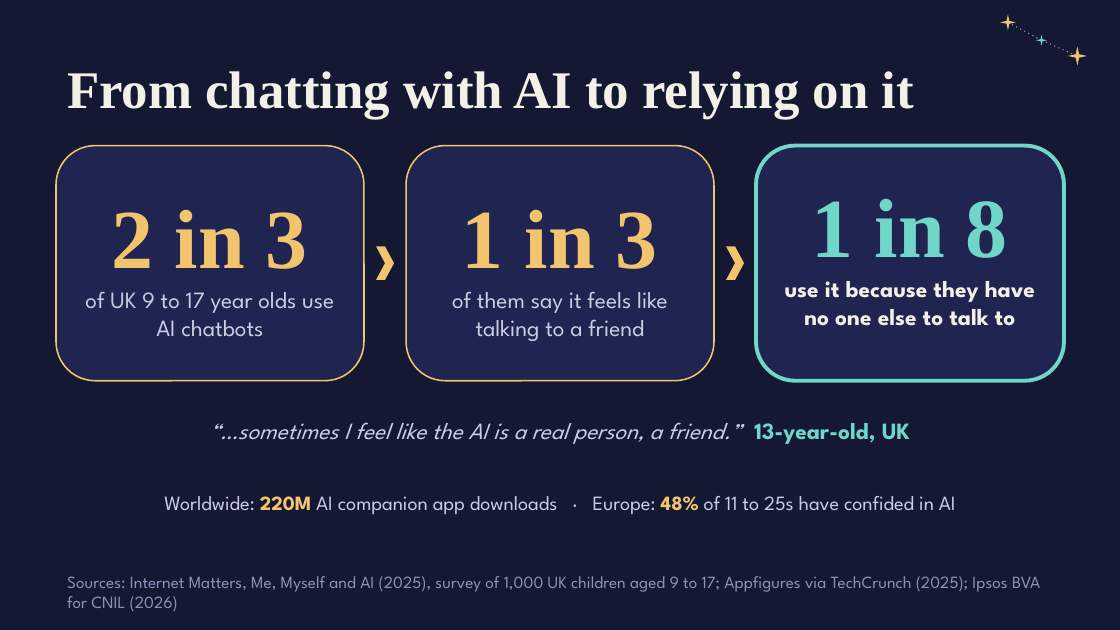
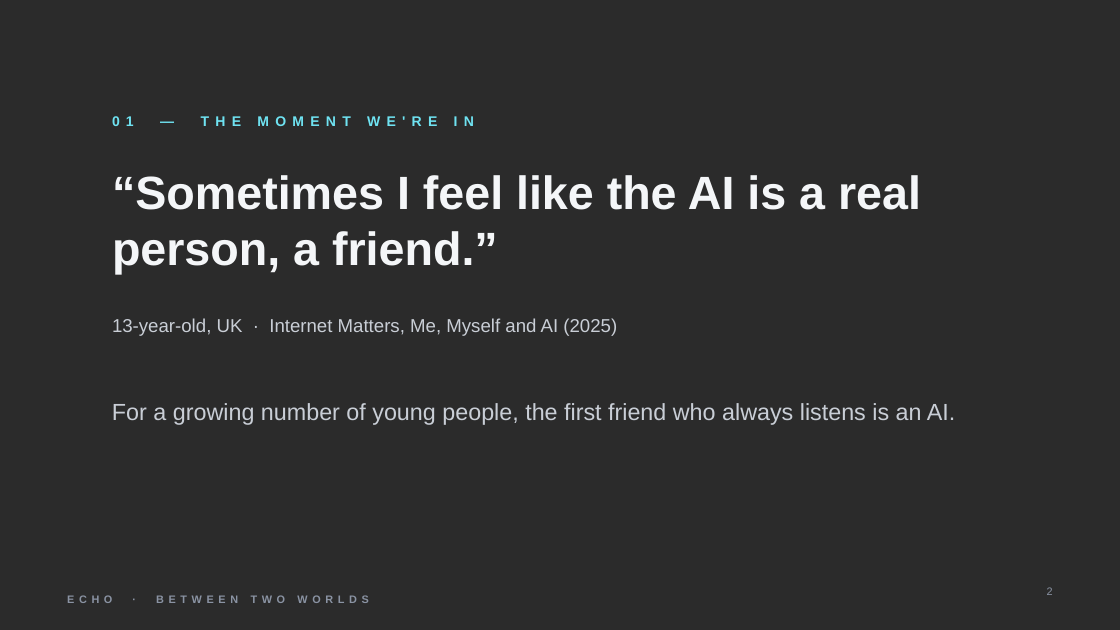
Before and after one commit to yds732/what-if-edux, a slide deck: slide 2 of EduX_Hackathon_Pitch_Deck_updated.pptx (slide 3 before the commit). Drawn at 1120x630 pixels with LibreOffice and Linux fonts; fonts in the diff are those of the drawing; background and template pictures are left out; a plain dark background stands for a picture behind light text. Boxes give left, top, right and bottom in pixels: in the first picture for what was removed or moved away, otherwise in the second. Text is boxed around its words. In the diff, an @@ line names an element or a change of style, - is before the commit and + after.

```diff
--- a/EduX_Hackathon_Pitch_Deck_updated.pptx
+++ b/EduX_Hackathon_Pitch_Deck_updated.pptx
@@ background #141833 to picture (left out) @@
@@ star removed at box(1000, 15, 1016, 30) @@
@@ line removed from (1008, 22) to (1042, 40) @@
@@ star removed at box(1036, 35, 1047, 46) @@
@@ line removed from (1042, 40) to (1077, 56) @@
@@ star removed at box(1067, 46, 1086, 65) @@
@@ text removed at box(67, 71, 914, 120) @@
-From chatting with AI to relying on it
@@ text added at box(112, 112, 1008, 146), 9 pt, text #6FE3F2, bold @@
+01 — THE MOMENT WE'RE IN
@@ rounded rectangle removed at box(56, 146, 364, 381) @@
-2 in 3
-of UK 9 to 17 year olds use AI chatbots
@@ rounded rectangle removed at box(405, 146, 713, 381) @@
-1 in 3
-of them say it feels like talking to a friend
@@ rounded rectangle removed at box(756, 146, 1064, 381) @@
-1 in 8
-use it because they have no one else to talk to
@@ text at box(112, 175, 921, 274): text changed; size 15 to 30 pt; font League Spartan to Arial; text colour #C9CCE3 to #F4F6F8; bold on; italic off @@
-“…sometimes I feel like the AI is a real person, a friend.” 13-year-old, UK
+“Sometimes I feel like the AI is a real person, a friend.”
@@ chevron removed at box(376, 246, 394, 280) @@
@@ chevron removed at box(726, 246, 744, 280) @@
@@ text added at box(112, 318, 617, 336), 12 pt, text #C9CED6 @@
+13-year-old, UK · Internet Matters, Me, Myself and AI (2025)
@@ text added at box(112, 403, 955, 425), 15 pt, text #C9CED6 @@
+For a growing number of young people, the first friend who always listens is an AI.
@@ text removed at box(164, 496, 956, 514) @@
-Worldwide: 220M AI companion app downloads · Europe: 48% of 11 to 25s have confided in AI
@@ text removed at box(67, 576, 1040, 611) @@
-Sources: Internet Matters, Me, Myself and AI (2025), survey of 1,000 UK children aged 9 to 17; Appfigures via TechCrunch (2025); Ipsos BVA for CNIL (2026)
@@ text added at box(67, 585, 515, 613), 7 pt, text #8A93A3, bold @@
+ECHO · BETWEEN TWO WORLDS
@@ page number added at box(1047, 587, 1053, 595), 7 pt, text #8A93A3 @@
+2
```
Also in this commit, not shown: 5 other slides changed, 8 slides added, 7 slides removed.
